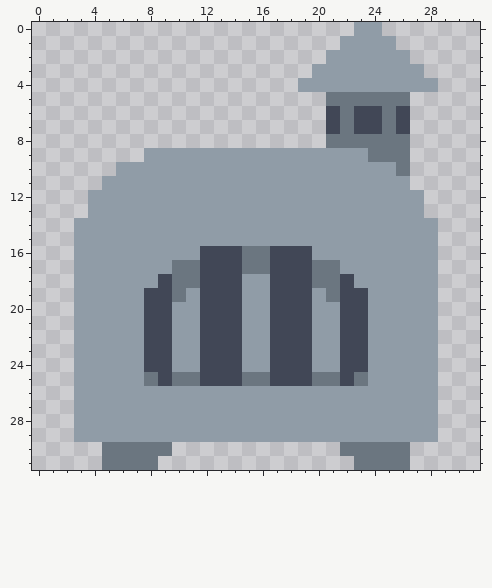
Edited in one commit: pixel-art sprite (public/mcc_assets/sprites/Decor/oven.png). This is how it looked before the edit.
The file is 32x32 pixels. Colours within 5 levels of each other are drawn and written as one.
After the commit:
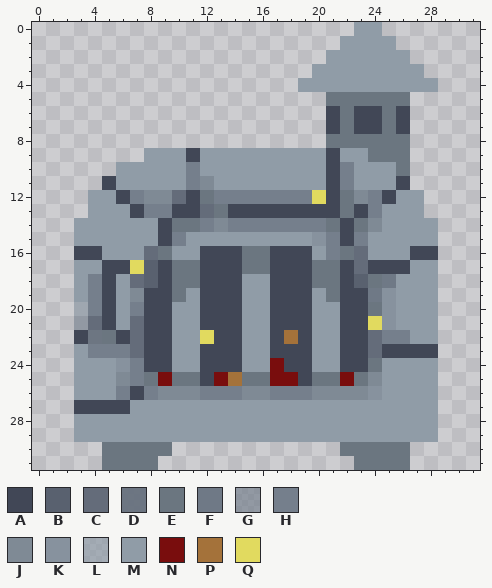
Palette (. is transparent): A #414756  B #59616f  C #646c7a  D #69727ff5  E #6b7680  F #6f7986  G #757f8caa  H #757f8c  J #7f8a95  K #87929e  L #909ca7aa  M #909ca7  N #790d0d  P #a4723a  Q #e1da5f
Edits made:
@@ x 0..31 @@
  8 .....................EEEEEE.....
- 9 ........MMMMMMMMMMMMMMMMEEE.....
-10 ......MMMMMMMMMMMMMMMMMMMME.....
-11 .....MMMMMMMMMMMMMMMMMMMMMM.....
-12 ....MMMMMMMMMMMMMMMMMMMMMMMM....
-13 ....MMMMMMMMMMMMMMMMMMMMMMMM....
-14 ...MMMMMMMMMMMMMMMMMMMMMMMMMM...
-15 ...MMMMMMMMMMMMMMMMMMMMMMMMMM...
-16 ...MMMMMMMMMAAAEEAAAMMMMMMMMM...
-17 ...MMMMMMMEEAAAEEAAAEEMMMMMMM...
-18 ...MMMMMMAEEAAAMMAAAEEAMMMMMM...
-19 ...MMMMMAAEMAAAMMAAAMEAAMMMMM...
-20 ...MMMMMAAMMAAAMMAAAMMAAMMMMM...
-21 ...MMMMMAAMMAAAMMAAAMMAAMMMMM...
-22 ...MMMMMAAMMAAAMMAAAMMAAMMMMM...
-23 ...MMMMMAAMMAAAMMAAAMMAAMMMMM...
-24 ...MMMMMAAMMAAAMMAAAMMAAMMMMM...
-25 ...MMMMMEAEEAAAEEAAAEEAEMMMMM...
-26 ...MMMMMMMMMMMMMMMMMMMMMMMMMM...
-27 ...MMMMMMMMMMMMMMMMMMMMMMMMMM...
+ 9 ........MMMAMMMMMMMMMAMMEEE.....
+10 ......MMMMMHMMMMMMMMMAHMMME.....
+11 .....AMMMMMHJMMMMMMMMAHMMMA.....
+12 ....MMAHJJCAEHHHHHHHQAEJHAMM....
+13 ....MMMAHHAACEAAAAAAAAEAHMMM....
+14 ...MMMMMMAEEHJHHHHHHHEAEJMMMM...
+15 ...MMMMMMAHMMMMMMMMMKHAHMMMMM...
+16 ...AAMMMCEMMAAAEEAAAMHECMMMAA...
+17 ...MMAAQBAEEAAAEEAAAEEACAAAMM...
+18 ...MHAMCBAEEAAAMMAAAEEABEFMMM...
+19 ...MHAMJAAEMAAAMMAAAMEAAFKMMM...
+20 ...LHAMHAAMMAAAMMAAAMMAAEKMMM...
+21 ...GCAMCAAMMAAAMMAAAMMAAQKMMM...
+22 ...ADEACAAMMQAAMMAPAMMAACHHMM...
+23 ...MHHHCAAMMAAAMMAAAMMAACAAAA...
+24 ...MMMKHAAMMAAAMMNAAMMAAEMMMM...
+25 ...MMMJHENEEANPEENNAEENEJMMMM...
+26 ...MMMHAHJJJHHHJJHHHJJJJKMMMM...
+27 ...AAAAMMMMMMMMMMMMMMMMMMMMMM...
 28 ...MMMMMMMMMMMMMMMMMMMMMMMMMM...
Where, in picture pixels (left, top, right, bottom), the same in both pictures:
changed: (74, 148, 438, 414)
